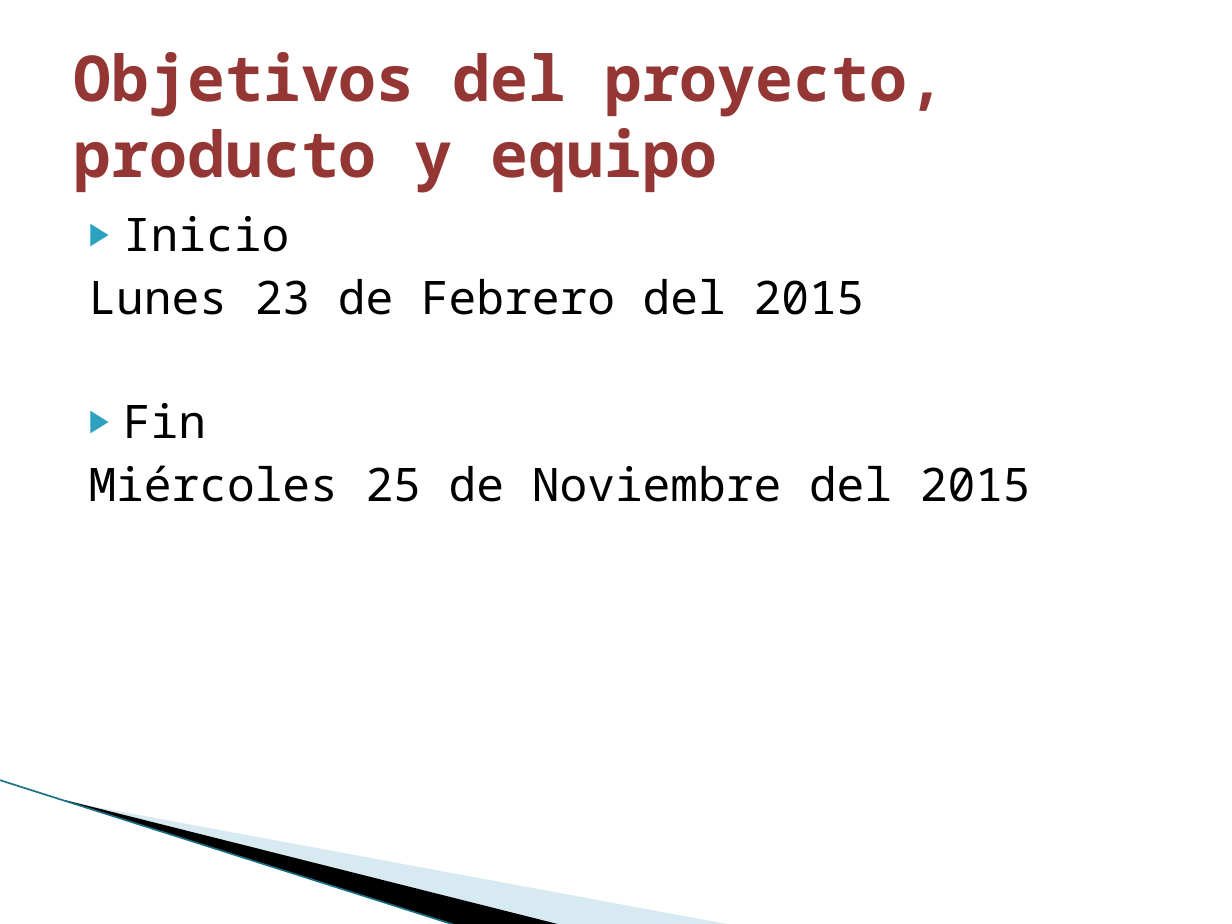
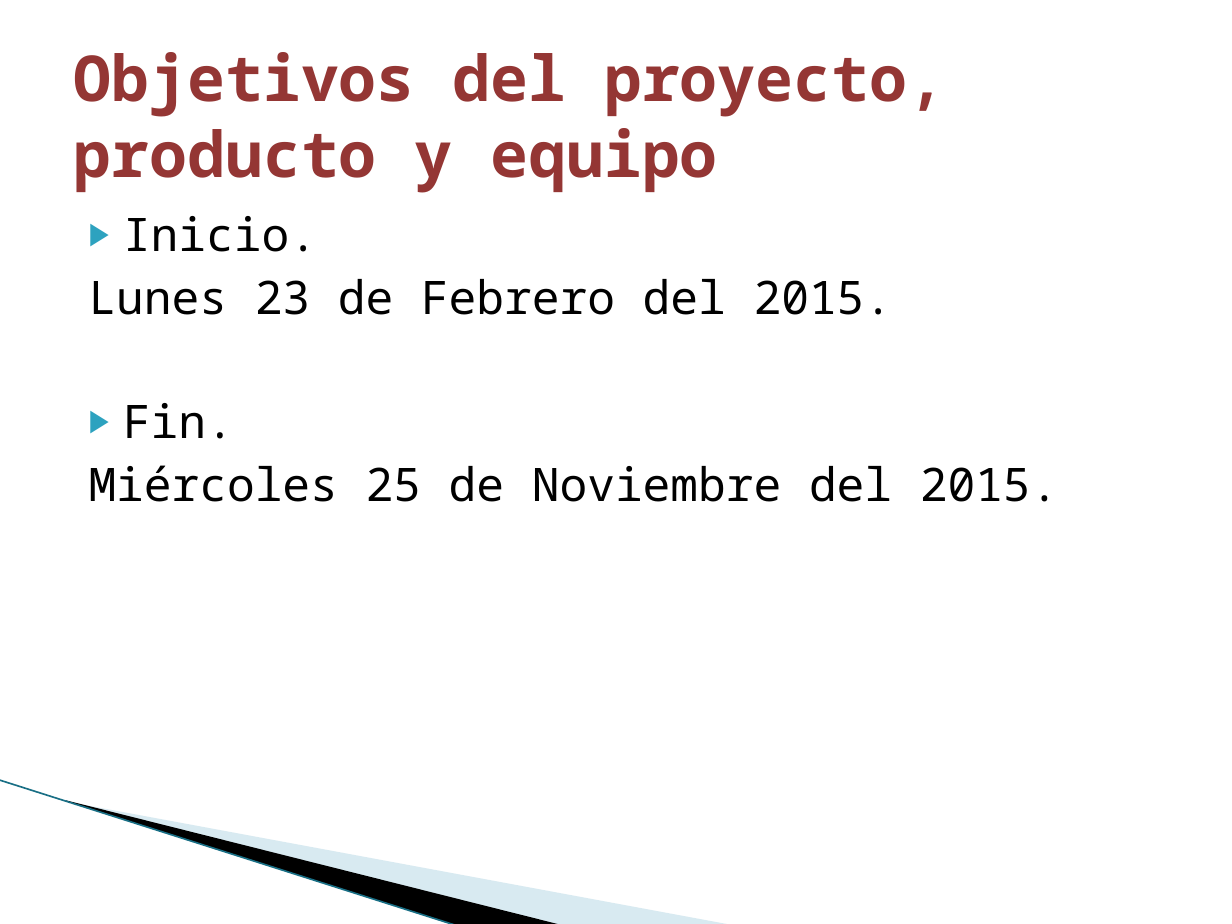
Before and after one commit to francisco-alamillo/ProyectoNutricion, a slide deck: slide 5 of Documentacion/UPIIZ_PTLL_PresentaciónAprobaciónProyecto.pptx. Drawn at 1232x924 pixels with LibreOffice and Linux fonts; fonts in the diff are those of the drawing; background and template pictures are left out. Boxes give left, top, right and bottom in pixels: in the first picture for what was removed or moved away, otherwise in the second. Text is boxed around its words. In the diff, an @@ line names an element or a change of style, - is before the commit and + after.

```diff
--- a/Documentacion/UPIIZ_PTLL_PresentaciónAprobaciónProyecto.pptx
+++ b/Documentacion/UPIIZ_PTLL_PresentaciónAprobaciónProyecto.pptx
@@ text at box(89, 216, 1059, 502): text changed @@
-▶ Inicio
-Lunes 23 de Febrero del 2015
-▶ Fin
-Miércoles 25 de Noviembre del 2015
+▶ Inicio.
+Lunes 23 de Febrero del 2015.
+▶ Fin.
+Miércoles 25 de Noviembre del 2015.
```
Also in this commit, not shown: 2 other slides changed, 1 other file.
